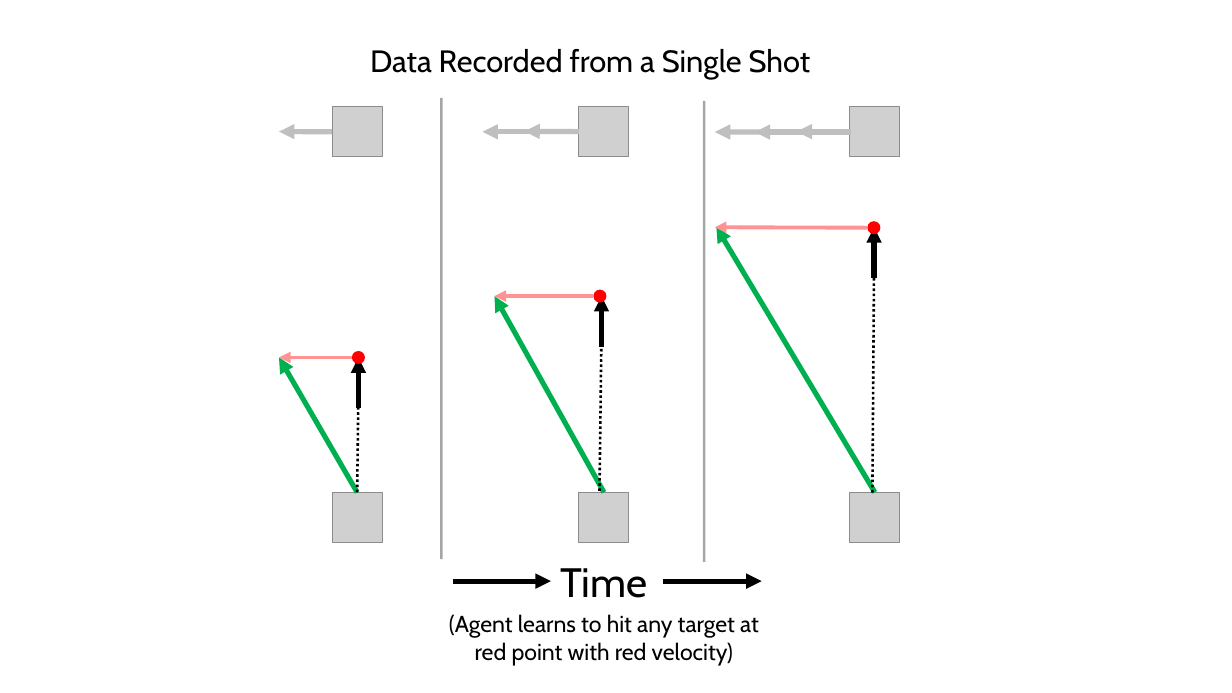
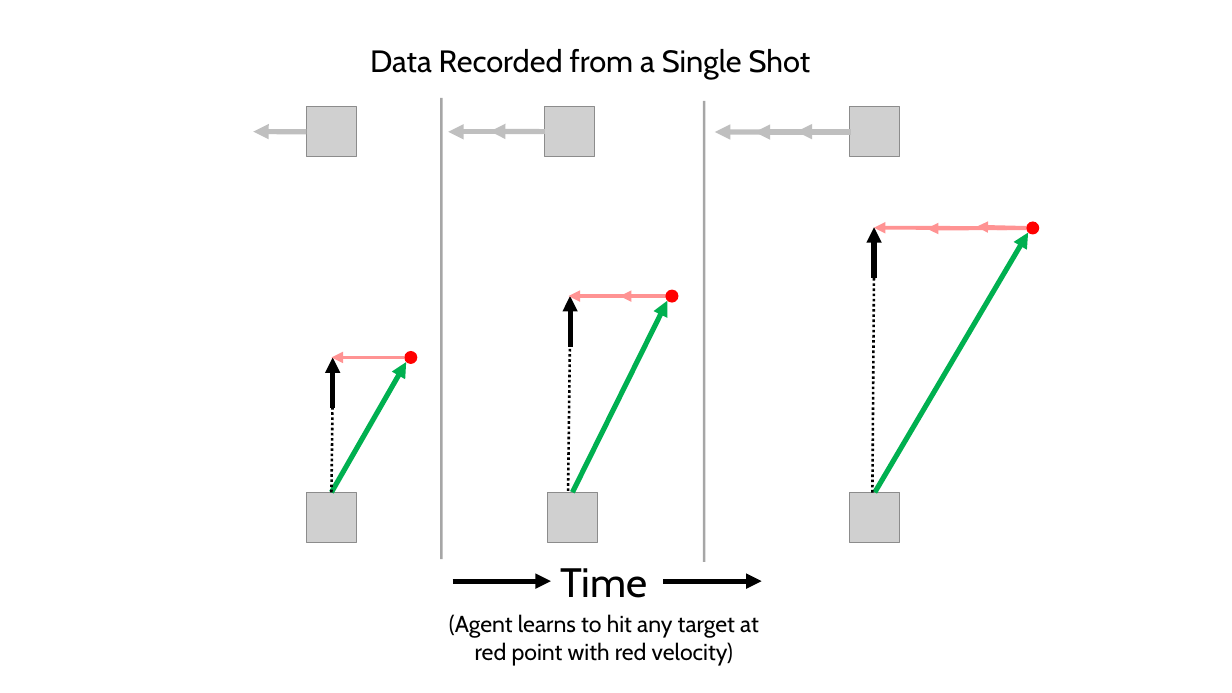
Before and after one commit to RibbonedAce/Dragon-Slayers, a slide deck: slide 8 of docs/images/FinalReportCharts.pptx. Drawn at 1232x693 pixels with LibreOffice and Linux fonts; fonts in the diff are those of the drawing; grey boxes stand for pictures. Boxes give left, top, right and bottom in pixels: in the first picture for what was removed or moved away, otherwise in the second. Text is boxed around its words. In the diff, an @@ line names an element or a change of style, - is before the commit and + after.

```diff
--- a/docs/images/FinalReportCharts.pptx
+++ b/docs/images/FinalReportCharts.pptx
@@ 2 pictures, 2 arrows, 1 line: place and size @@
-2 pictures, 2 arrows, 1 line at bbox=[279, 107, 382, 543]
+2 pictures, 2 arrows, 1 line at bbox=[253, 107, 357, 543]
@@ 2 arrows, 1 picture: place and size @@
-2 arrows, 1 picture at bbox=[482, 107, 628, 157]
+2 arrows, 1 picture at bbox=[448, 107, 594, 157]
@@ arrow moved from (868, 227) - (715, 227) to (1027, 228) - (874, 227) @@
@@ arrow moved from (875, 493) - (716, 227) to (875, 493) - (1029, 233) @@
@@ arrow added from (1027, 228) to (927, 228), #FF9393 3 pt @@
@@ arrow added from (1027, 228) to (977, 226), #FF9393 3 pt @@
@@ ellipse: place and size @@
-ellipse at bbox=[868, 221, 881, 234]
+ellipse at bbox=[1027, 222, 1040, 235]
@@ arrow moved from (593, 296) - (494, 296) to (667, 296) - (568, 296) @@
@@ arrow added from (665, 296) to (620, 296), #FF9393 3 pt @@
@@ ellipse: place and size @@
-ellipse at bbox=[593, 289, 606, 302]
+ellipse at bbox=[665, 289, 678, 302]
@@ arrow moved from (604, 493) - (494, 296) to (573, 493) - (667, 300) @@
@@ arrow moved from (352, 358) - (279, 358) to (404, 358) - (332, 358) @@
@@ ellipse: place and size @@
-ellipse at bbox=[352, 351, 365, 364]
+ellipse at bbox=[405, 351, 418, 364]
@@ 1 picture, 1 arrow, 1 line: place and size @@
-1 picture, 1 arrow, 1 line at bbox=[579, 296, 628, 543]
+1 picture, 1 arrow, 1 line at bbox=[547, 296, 597, 543]
@@ arrow moved from (358, 493) - (279, 358) to (332, 493) - (407, 362) @@
```
Also in this commit, not shown: 3 other slides changed, 3 other files.
